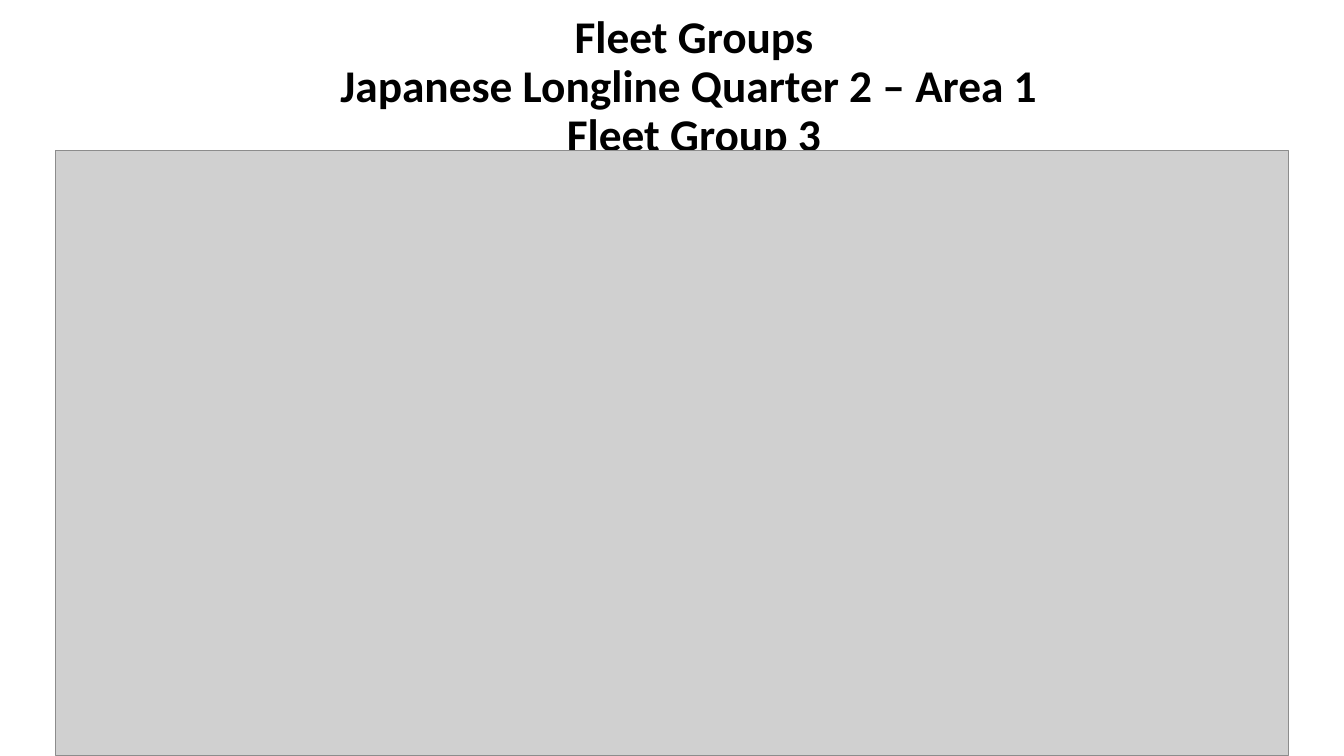
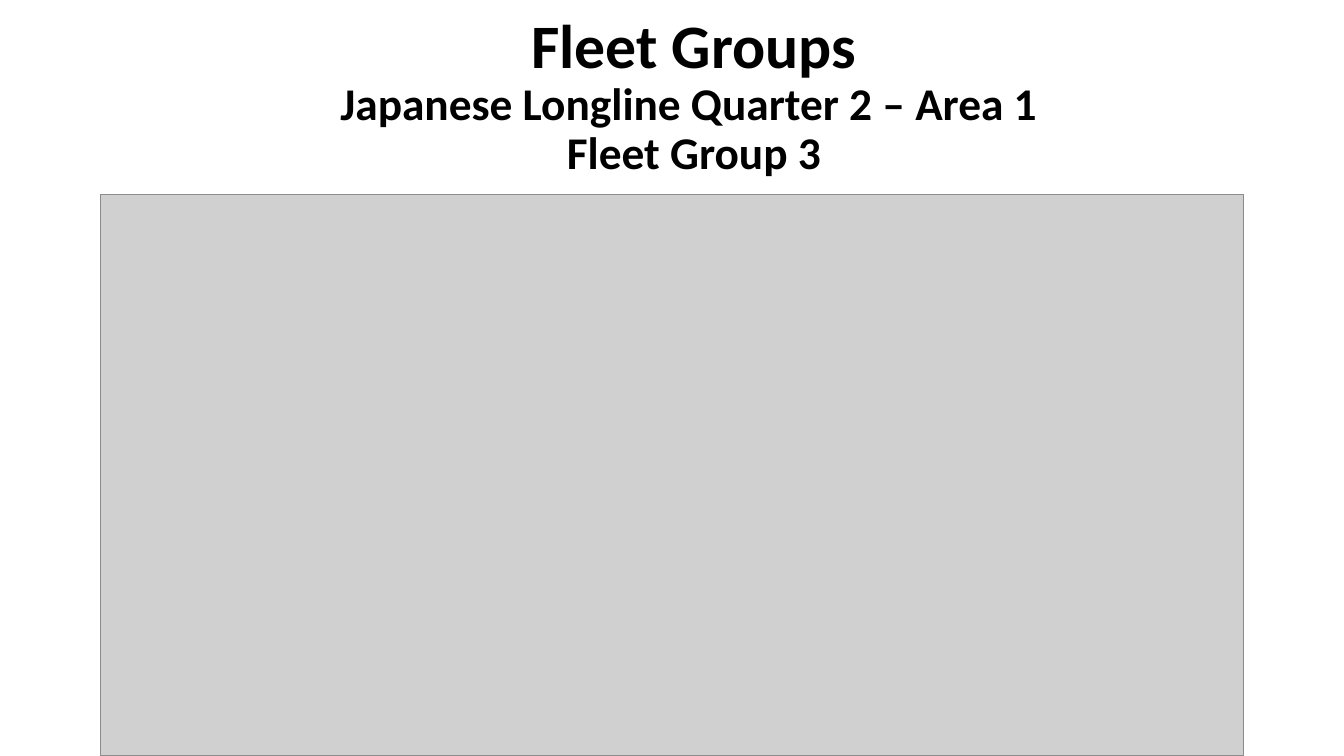
Before and after one commit to PIFSCstockassessments/2024-WCNPO-MLS-Rebuilding, a slide deck: slide 17 of 2025-MLS-projections/2025 MLS projections for CMM 24-06.pptx (slide 16 before the commit). Drawn at 1344x756 pixels with LibreOffice and Linux fonts; fonts in the diff are those of the drawing; grey boxes stand for pictures. Boxes give left, top, right and bottom in pixels: in the first picture for what was removed or moved away, otherwise in the second. Text is boxed around its words. In the diff, an @@ line names an element or a change of style, - is before the commit and + after.

```diff
--- a/2025-MLS-projections/2025 MLS projections for CMM 24-06.pptx
+++ b/2025-MLS-projections/2025 MLS projections for CMM 24-06.pptx
@@ title "Fleet Groups Japanese Longline Quarter ..." at (x1=340, y1=24, x2=1037, y2=176): size 32.4 to 44.1 pt in "Fleet Groups" @@
@@ picture resized from (x1=55, y1=150, x2=1289, y2=756) to (x1=101, y1=195, x2=1244, y2=756) @@
```
Also in this commit, not shown: 2 other slides changed, 2 slides added.
